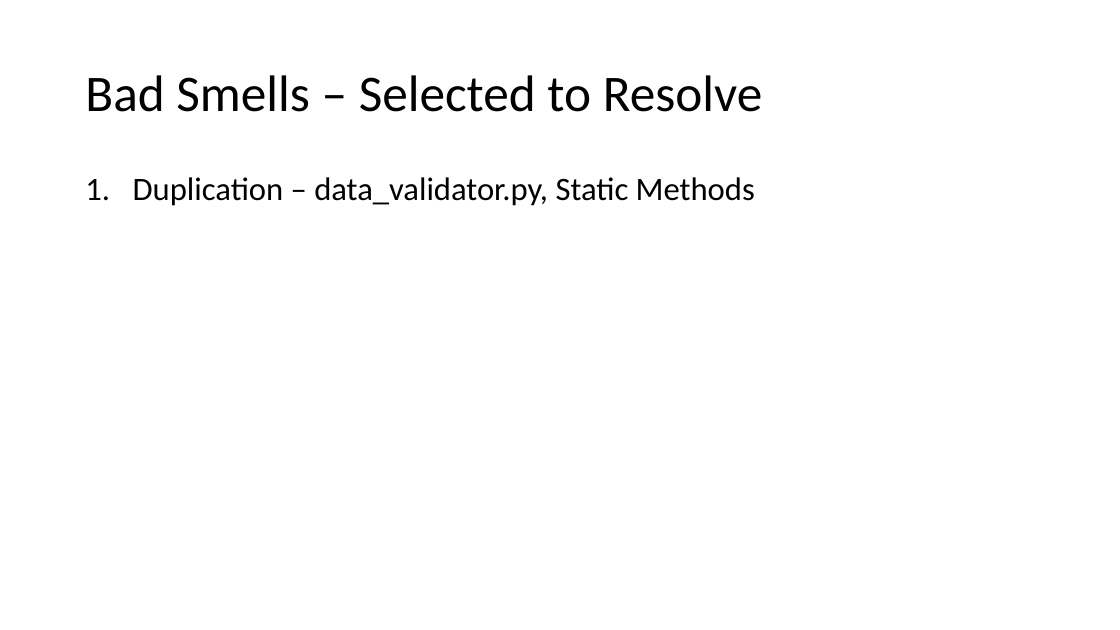
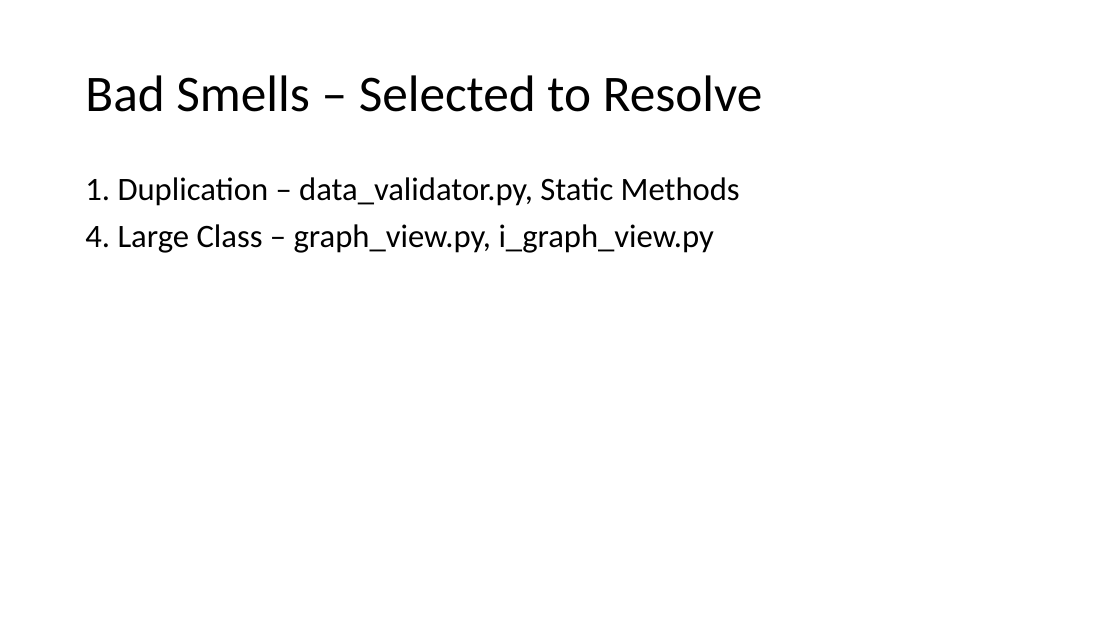
Before and after one commit to steven-snelling/PR301-Assignment_2, a slide deck: slide 7 of bad_smells.pptx (slide 6 before the commit). Drawn at 1120x630 pixels with LibreOffice and Linux fonts; fonts in the diff are those of the drawing. Boxes give left, top, right and bottom in pixels: in the first picture for what was removed or moved away, otherwise in the second. Text is boxed around its words. In the diff, an @@ line names an element or a change of style, - is before the commit and + after.

```diff
--- a/bad_smells.pptx
+++ b/bad_smells.pptx
@@ text at <box>85,177,740,253</box>: text changed @@
-1. Duplication – data_validator.py, Static Methods
+1. Duplication – data_validator.py, Static Methods
+4. Large Class – graph_view.py, i_graph_view.py
```
Also in this commit, not shown: 5 other slides changed, 2 slides added, 1 slide removed.
